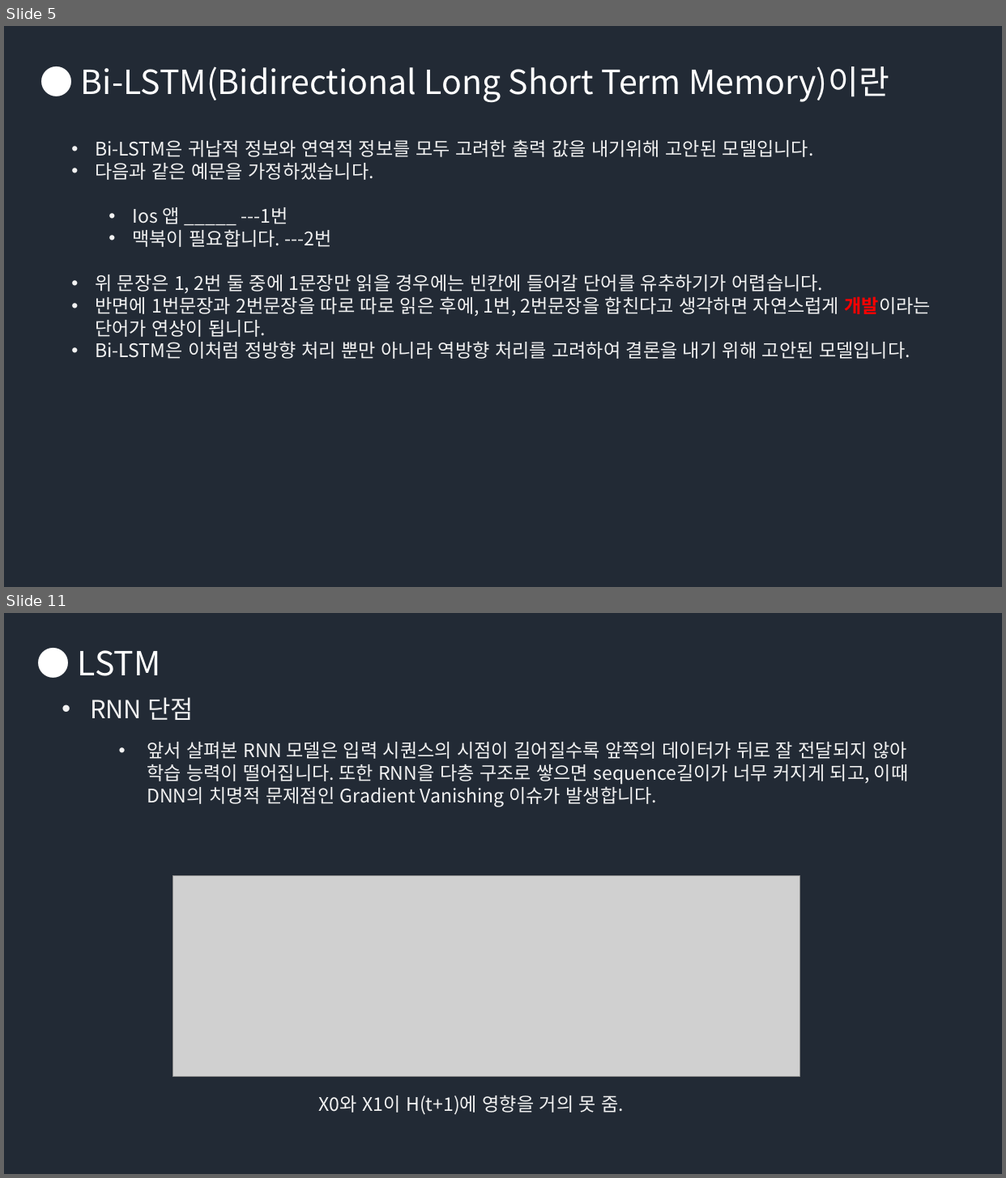
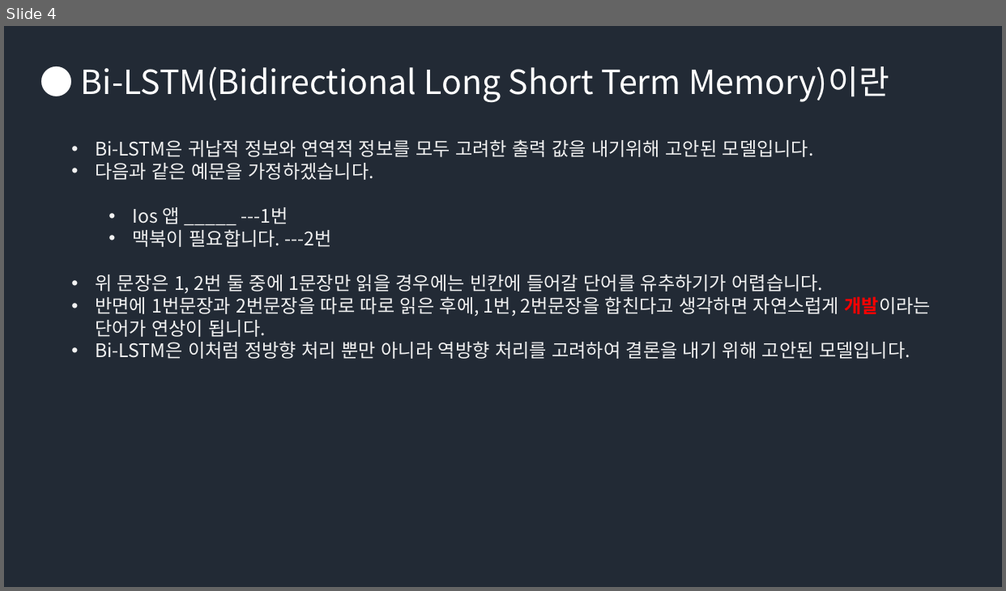
Before and after one commit to Groot-Space/Groot-space.github.io, a slide deck: assets/images/LSTM/LSTM.pptx. Shown one above the other, each under a label of ours: slides 5 and 11 before the commit, slide 4 after it; the slides between them are not shown. The pictures are 1006x1178 and 1006x591 pixels, drawn with LibreOffice and Linux fonts; fonts in the diff are those of the drawing; grey boxes stand for pictures. Boxes give left, top, right and bottom in pixels: in the first picture for what was removed or moved away, otherwise in the second. Text is boxed around its words. In the diff, an @@ line names an element or a change of style, - is before the commit and + after.

```diff
--- a/assets/images/LSTM/LSTM.pptx
+++ b/assets/images/LSTM/LSTM.pptx
@@ slide 11 removed at (4,613,1002,1174), background #222A35 @@
@@ text removed at (78,650,161,676) @@
-● LSTM
@@ text removed at (90,697,194,720) @@
-• RNN 단점
@@ text removed at (147,742,909,807) @@
-• 앞서 살펴본 RNN 모델은 입력 시퀀스의 시점이 길어질수록 앞쪽의 데이터가 뒤로 잘 전달되지 않아 학습 능력이 떨어집니다. 또한 RNN을 다층 구조로 쌓으면 sequence길이가 너무 커지게 되고, 이때 DNN의 치명적 문제점인 Gradient Vanishing 이슈가 발생합니다.
@@ picture removed at (173,875,799,1076) @@
@@ text removed at (319,1095,624,1115) @@
-X0와 X1이 H(t+1)에 영향을 거의 못 줌.
@@ what was slide 5 is now slide 4 @@
```
Also in this commit, not shown: 2 slides changed, 1 slide added, 6 other slides removed.
